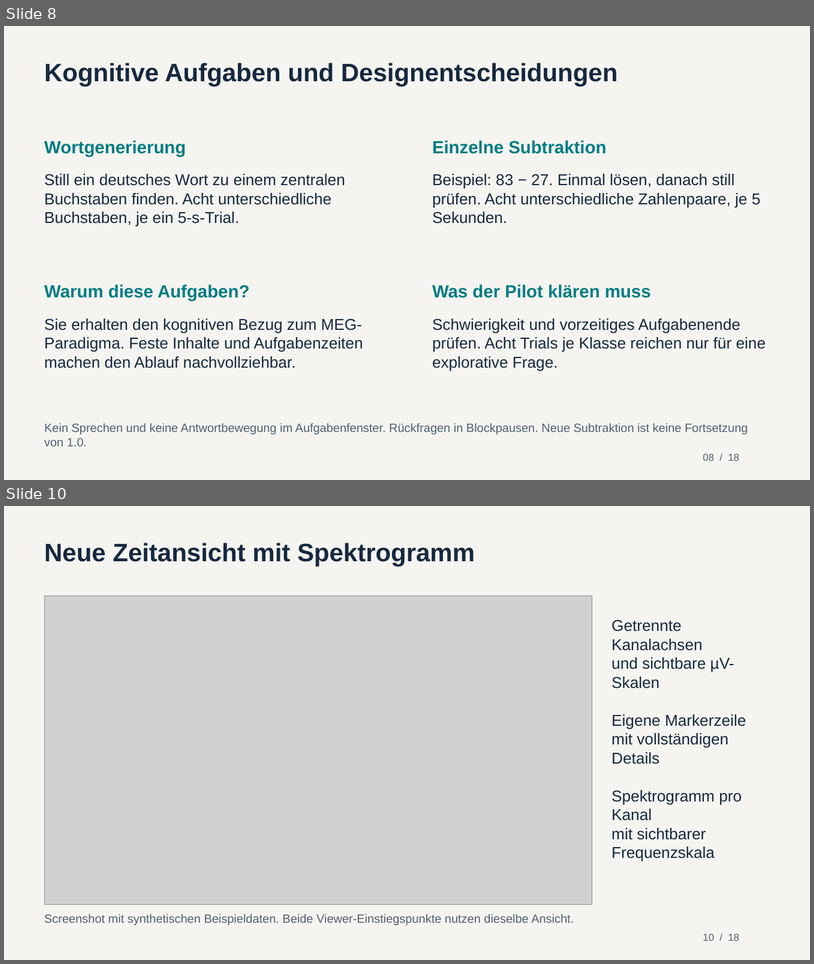
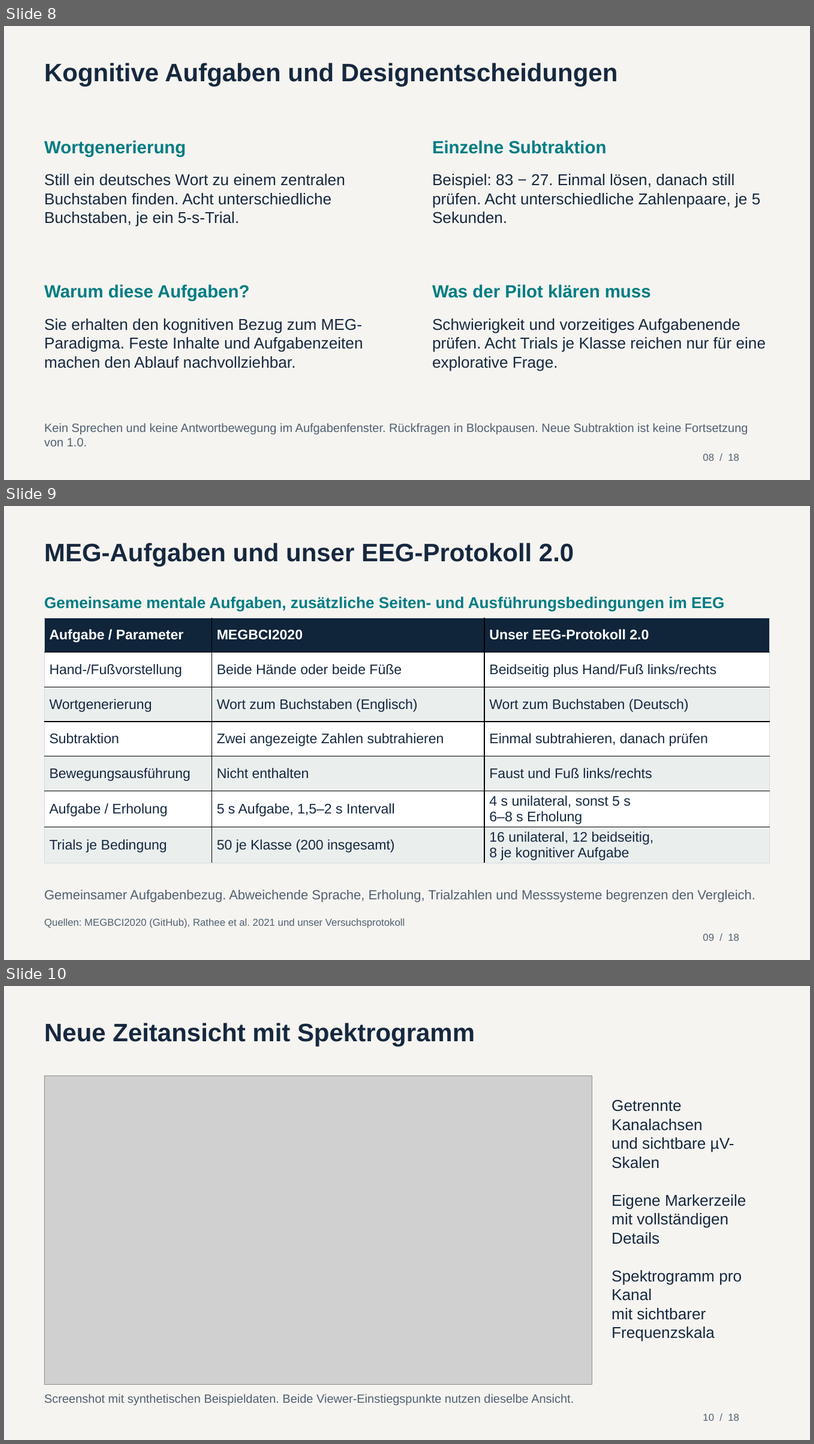
Before and after one commit to theoavgitidis/EEGvsMEG, a slide deck: presentations/EEGvsMEG_Update_2026-10-30.pptx. Shown one above the other, each under a label of ours: slides 8 and 10 before the commit, slides 8, 9 and 10 after it; the slides between them are not shown. The pictures are 814x964 and 814x1444 pixels, drawn with LibreOffice and Linux fonts; fonts in the diff are those of the drawing; grey boxes stand for pictures. Boxes give left, top, right and bottom in pixels: in the first picture for what was removed or moved away, otherwise in the second. Text is boxed around its words. In the diff, an @@ line names an element or a change of style, - is before the commit and + after.

```diff
--- a/presentations/EEGvsMEG_Update_2026-10-30.pptx
+++ b/presentations/EEGvsMEG_Update_2026-10-30.pptx
@@ slide 9 added at (4,506,810,960), background #F5F4F0 @@
@@ text added at (44,543,574,566), 30 pt, text #16283F, bold @@
+MEG-Aufgaben und unser EEG-Protokoll 2.0
@@ text added at (44,597,725,611), 18.8 pt, text #007C83, bold @@
+Gemeinsame mentale Aufgaben, zusätzliche Seiten- und Ausführungsbedingungen im EEG
@@ table added at (45,618,770,862), 7 rows, 3 columns @@
+Aufgabe / Parameter | MEGBCI2020 | Unser EEG-Protokoll 2.0
+Hand-/Fußvorstellung | Beide Hände oder beide Füße | Beidseitig plus Hand/Fuß links/rechts
+Wortgenerierung | Wort zum Buchstaben (Englisch) | Wort zum Buchstaben (Deutsch)
+Subtraktion | Zwei angezeigte Zahlen subtrahieren | Einmal subtrahieren, danach prüfen
+Bewegungsausführung | Nicht enthalten | Faust und Fuß links/rechts
+Aufgabe / Erholung | 5 s Aufgabe, 1,5–2 s Intervall | 4 s unilateral, sonst 5 s / 6–8 s Erholung
+Trials je Bedingung | 50 je Klasse (200 insgesamt) | 16 unilateral, 12 beidseitig, / 8 je kognitiver Aufgabe
@@ text added at (44,889,756,902), 15.8 pt, text #516072 @@
+Gemeinsamer Aufgabenbezug. Abweichende Sprache, Erholung, Trialzahlen und Messsysteme begrenzen den Vergleich.
@@ text added at (44,918,405,928), 12 pt, text #516072 @@
+Quellen: MEGBCI2020 (GitHub), Rathee et al. 2021 und unser Versuchsprotokoll
@@ text added at (703,933,740,940), 12 pt, text #516072 @@
+09 / 18
```
Also in this commit, not shown: 1 slide removed, 1 other file.
